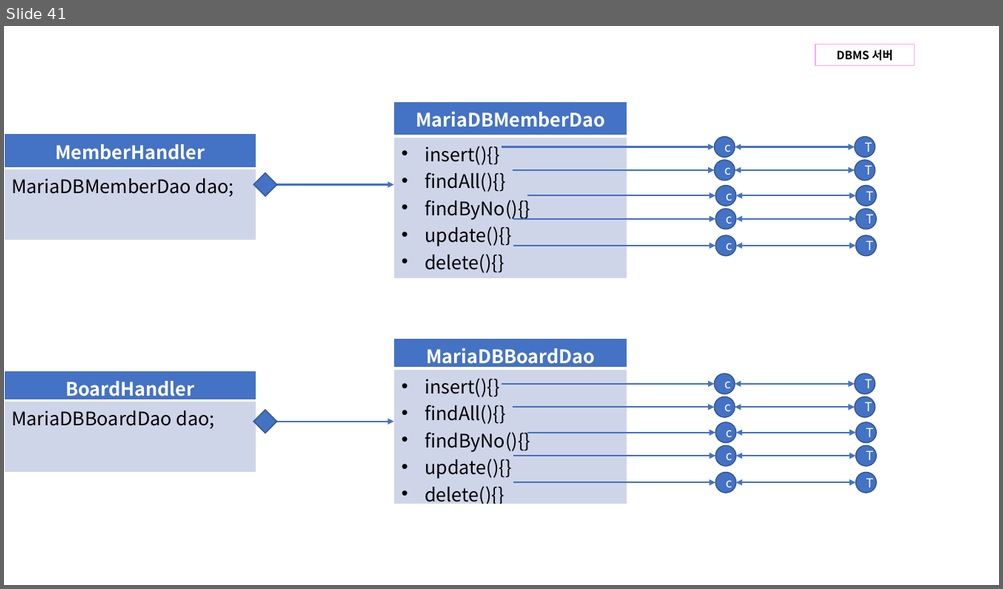
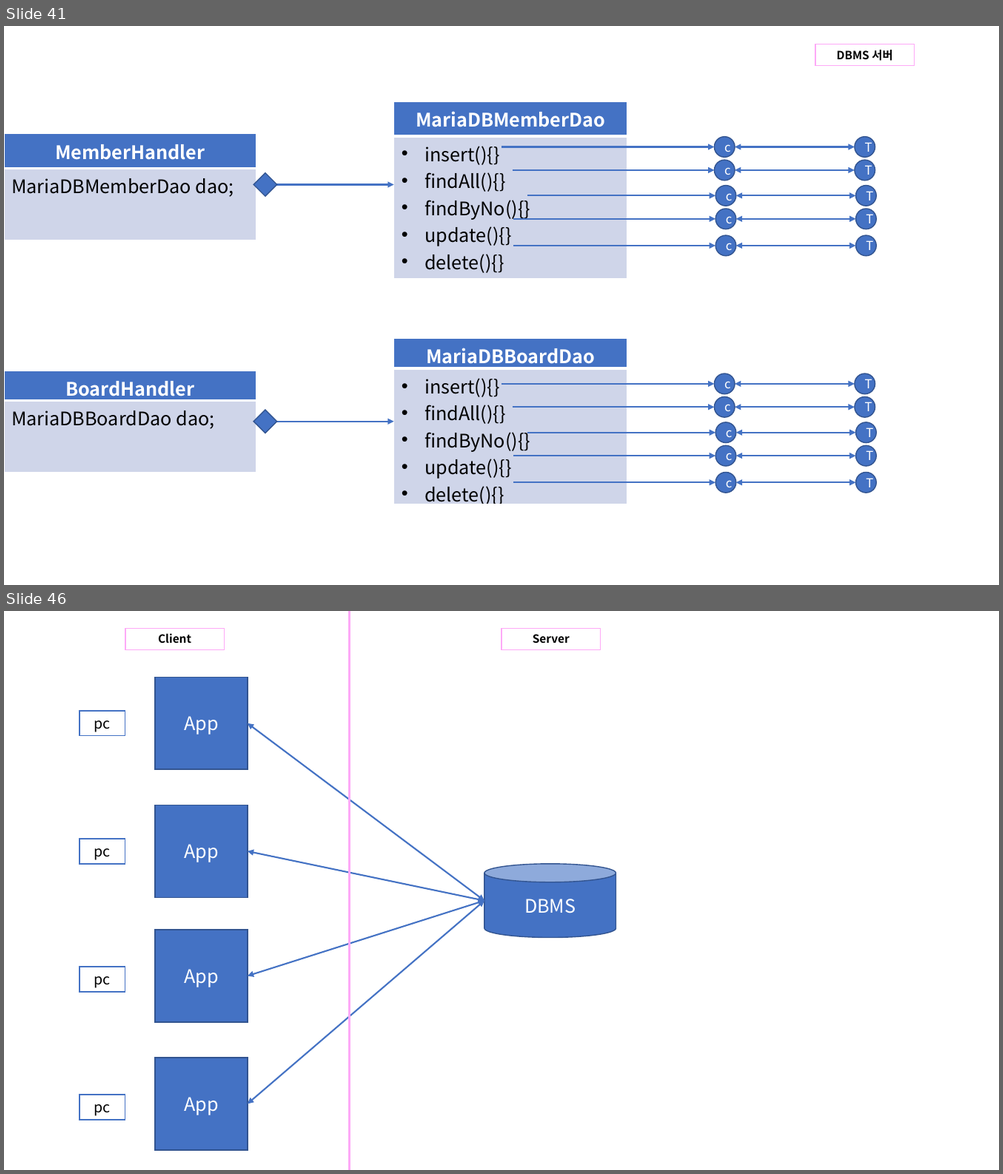
Before and after one commit to Dingadung/2022-study-workspace, a slide deck: study-note/데이터베이스/2022-09-08 내용정리.pptx. Shown one above the other, each under a label of ours: slide 41 before the commit, slides 41 and 46 after it; the slides between them are not shown. The pictures are 1003x589 and 1003x1174 pixels, drawn with LibreOffice and Linux fonts; fonts in the diff are those of the drawing. Boxes give left, top, right and bottom in pixels: in the first picture for what was removed or moved away, otherwise in the second. Text is boxed around its words. In the diff, an @@ line names an element or a change of style, - is before the commit and + after.

```diff
--- a/study-note/데이터베이스/2022-09-08 내용정리.pptx
+++ b/study-note/데이터베이스/2022-09-08 내용정리.pptx
@@ slide 46 added at bbox=[4, 611, 999, 1170], background #FFFFFF @@
@@ rectangle added at bbox=[125, 628, 225, 649], fill #FFFFFF, outline #FDA9F7 1 pt, 11 pt, text #000000, bold @@
+Client
@@ line added from (350, 611) to (350, 1170), #FDA9F7 1.5 pt @@
@@ rectangle added at bbox=[502, 628, 601, 649], fill #FFFFFF, outline #FDA9F7 1 pt, 11 pt, text #000000, bold @@
+Server
@@ rectangle added at bbox=[155, 678, 247, 770], fill #4472C4, outline #325491 1 pt, 18 pt, text #FFFFFF @@
+App
@@ rectangle added at bbox=[79, 711, 125, 736], fill #FFFFFF, outline #4472C4 1 pt, 14 pt, text #000000 @@
+pc
@@ double arrow added from (247, 723) to (484, 901), #4472C4 1.5 pt @@
@@ rectangle added at bbox=[155, 805, 247, 897], fill #4472C4, outline #325491 1 pt, 18 pt, text #FFFFFF @@
+App
@@ rectangle added at bbox=[79, 839, 125, 864], fill #FFFFFF, outline #4472C4 1 pt, 14 pt, text #000000 @@
+pc
@@ double arrow added from (247, 851) to (484, 901), #4472C4 1.5 pt @@
@@ cylinder added at bbox=[484, 864, 616, 938], fill #4472C4, outline #325491 1 pt, 18 pt, text #FFFFFF @@
+DBMS
@@ double arrow added from (247, 977) to (484, 901), #4472C4 1.5 pt @@
@@ double arrow added from (247, 1104) to (484, 901), #4472C4 1.5 pt @@
@@ rectangle added at bbox=[155, 931, 247, 1023], fill #4472C4, outline #325491 1 pt, 18 pt, text #FFFFFF @@
+App
@@ rectangle added at bbox=[79, 967, 125, 992], fill #FFFFFF, outline #4472C4 1 pt, 14 pt, text #000000 @@
+pc
@@ rectangle added at bbox=[155, 1058, 247, 1150], fill #4472C4, outline #325491 1 pt, 18 pt, text #FFFFFF @@
+App
@@ rectangle added at bbox=[79, 1095, 125, 1121], fill #FFFFFF, outline #4472C4 1 pt, 14 pt, text #000000 @@
+pc
```
Also in this commit, not shown: 5 other slides added, 5 slides removed, 1 other file.
